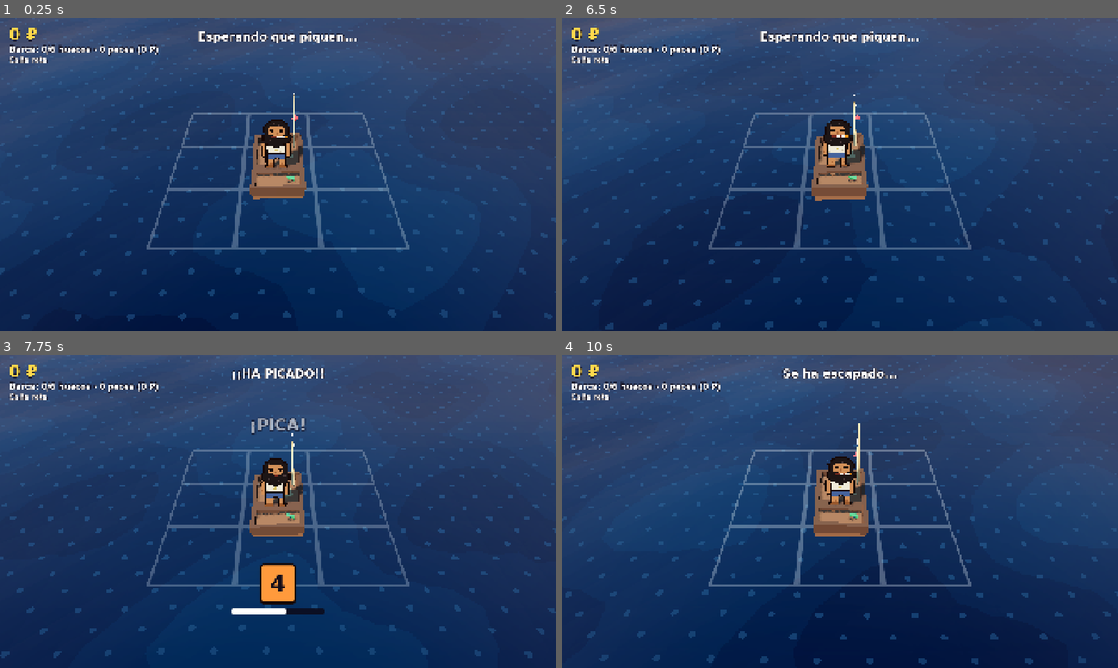
Above: before the commit, frames 1-4 (two rows, left to right).
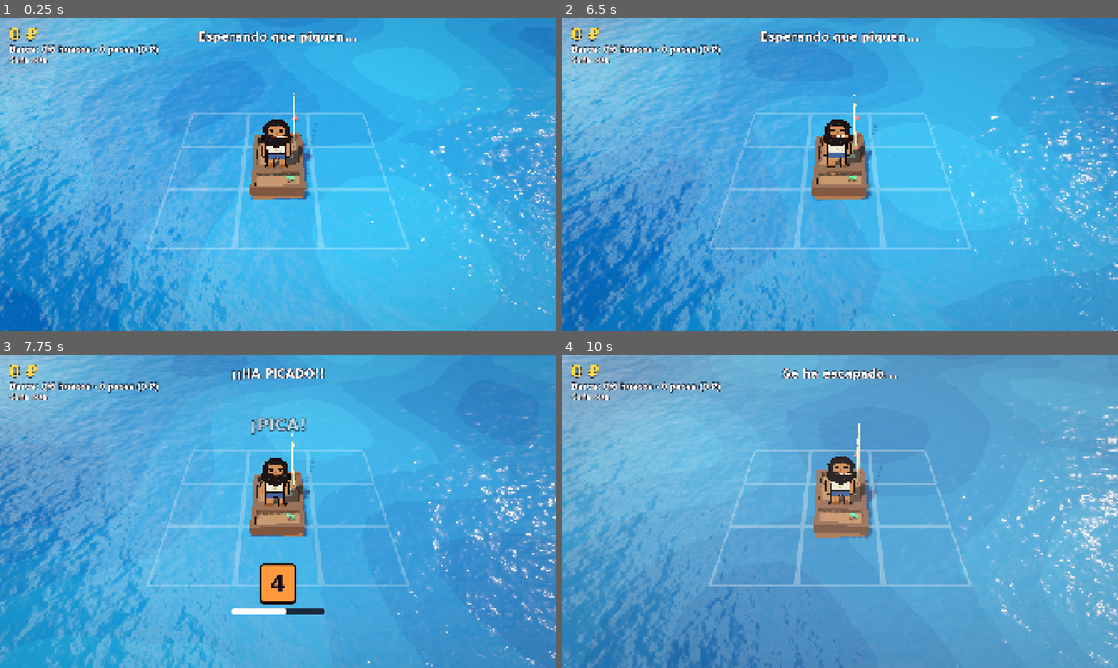
Above: after the commit, the same moments.

Repository: xNeku/FIshin
Game: Godot game, scene res://scenes/main.tscn
Same seed, same stepped clock (60 frames per second), same inputs: the game is played once before the commit and once after it.
Inputs:
- Up to frame 1 (0.25 s): no input
- Up to frame 2 (6.5 s): hold W (mover_arriba) 0.53-1.28 s; hold Q (cambiar_modo) 0.53-1.28 s; hold S (mover_abajo) 1.28-2.03 s; tap E (interactuar) at 1.35, 5.85 s; hold W (mover_arriba) 2.03-3.53 s; tap D (mover_der) at 2.1, 4.35 s; tap Q (cambiar_modo) at 2.85 s; hold E (interactuar) 3.53-4.28 s; hold A (mover_izq) 3.53-5.03 s; tap F6 (debug_clima, bound only after the commit) at 4.15 s; hold S (mover_abajo) 5.03-5.78 s; hold Q (cambiar_modo) 5.03-5.78 s; hold W (mover_arriba) from 5.78 s (still down)
- Up to frame 3 (7.75 s): keep holding W (mover_arriba); tap D (mover_der) at 6.6 s; tap Q (cambiar_modo) at 7.35 s
- Up to frame 4 (10 s): release W (mover_arriba) at 8.03 s; hold S (mover_abajo) 8.03-8.78 s; hold E (interactuar) 8.03-8.78 s; hold A (mover_izq) 8.78-9.53 s; tap D (mover_der) at 8.85 s; hold W (mover_arriba) from 9.53 s (still down); hold Q (cambiar_modo) from 9.53 s (still down)

The runs differ from the first frame. In frame 1, 97% of the frame differs, in the area x 0-100%, y 0-100%; in frame 2, 97%; in frame 3, 96%; in frame 4, 98%.

Commit message:
Mar nuevo (olas reales, detalle de oleaje, reflejos SSR, anillos de lluvia) y clima por datos: soleado, nublado, lluvia y tormenta con nubes, niebla, lluvia, relámpagos y truenos; F6 cambia de clima
Co-Authored-By: Claude Opus 5.5 <noreply@anthropic.com>
Claude-Session: https://claude.ai/code/session_019rcxv2gkMTX1eHoDeqRmkz

Diff:
--- /dev/null
+++ b/data/climas/lluvia.tres
@@ -0,0 +1,27 @@
+[gd_resource type="Resource" script_class="ClimaData" format=3]
+
+[ext_resource type="Script" path="res://scripts/datos/clima_data.gd" id="1_script"]
+
+[resource]
+script = ExtResource("1_script")
+id = &"lluvia"
+nombre = "Lluvia"
+probabilidad = 1.5
+duracion_min = 60.0
+duracion_max = 150.0
+cielo_arriba = Color(0.3, 0.34, 0.4, 1)
+cielo_horizonte = Color(0.48, 0.52, 0.56, 1)
+nubes = 0.95
+color_nubes = Color(0.55, 0.58, 0.62, 1)
+color_sol = Color(0.72, 0.76, 0.82, 1)
+energia_sol = 0.4
+energia_ambiente = 0.6
+niebla = 0.012
+color_niebla = Color(0.42, 0.46, 0.5, 1)
+agua_profundo = Color(0.04, 0.12, 0.18, 1)
+agua_claro = Color(0.12, 0.24, 0.3, 1)
+altura_ola = 0.28
+velocidad_ola = 1.5
+rugosidad = 0.1
+lluvia = 0.7
+relampagos = false
--- /dev/null
+++ b/data/climas/nublado.tres
@@ -0,0 +1,27 @@
+[gd_resource type="Resource" script_class="ClimaData" format=3]
+
+[ext_resource type="Script" path="res://scripts/datos/clima_data.gd" id="1_script"]
+
+[resource]
+script = ExtResource("1_script")
+id = &"nublado"
+nombre = "Nublado"
+probabilidad = 2.0
+duracion_min = 90.0
+duracion_max = 180.0
+cielo_arriba = Color(0.48, 0.55, 0.62, 1)
+cielo_horizonte = Color(0.72, 0.74, 0.76, 1)
+nubes = 0.75
+color_nubes = Color(0.85, 0.87, 0.9, 1)
+color_sol = Color(0.86, 0.88, 0.92, 1)
+energia_sol = 0.6
+energia_ambiente = 0.8
+niebla = 0.004
+color_niebla = Color(0.7, 0.73, 0.76, 1)
+agua_profundo = Color(0.06, 0.18, 0.26, 1)
+agua_claro = Color(0.2, 0.36, 0.42, 1)
+altura_ola = 0.2
+velocidad_ola = 1.2
+rugosidad = 0.12
+lluvia = 0.0
+relampagos = false
--- /dev/null
+++ b/data/climas/soleado.tres
@@ -0,0 +1,27 @@
+[gd_resource type="Resource" script_class="ClimaData" format=3]
+
+[ext_resource type="Script" path="res://scripts/datos/clima_data.gd" id="1_script"]
+
+[resource]
+script = ExtResource("1_script")
+id = &"soleado"
+nombre = "Soleado"
+probabilidad = 3.0
+duracion_min = 120.0
+duracion_max = 240.0
+cielo_arriba = Color(0.3, 0.52, 0.84, 1)
+cielo_horizonte = Color(0.96, 0.78, 0.6, 1)
+nubes = 0.18
+color_nubes = Color(1, 1, 1, 1)
+color_sol = Color(1, 0.93, 0.82, 1)
+energia_sol = 1.15
+energia_ambiente = 1.0
+niebla = 0.0
+color_niebla = Color(0.7, 0.75, 0.8, 1)
+agua_profundo = Color(0.03, 0.2, 0.37, 1)
+agua_claro = Color(0.12, 0.5, 0.64, 1)
+altura_ola = 0.12
+velocidad_ola = 1.0
+rugosidad = 0.035
+lluvia = 0.0
+relampagos = false
--- /dev/null
+++ b/data/climas/tormenta.tres
@@ -0,0 +1,27 @@
+[gd_resource type="Resource" script_class="ClimaData" format=3]
+
+[ext_resource type="Script" path="res://scripts/datos/clima_data.gd" id="1_script"]
+
+[resource]
+script = ExtResource("1_script")
+id = &"tormenta"
+nombre = "Tormenta"
+probabilidad = 0.7
+duracion_min = 45.0
+duracion_max = 100.0
+cielo_arriba = Color(0.12, 0.13, 0.18, 1)
+cielo_horizonte = Color(0.24, 0.26, 0.32, 1)
+nubes = 1.0
+color_nubes = Color(0.3, 0.32, 0.36, 1)
+color_sol = Color(0.6, 0.65, 0.78, 1)
+energia_sol = 0.25
+energia_ambiente = 0.4
+niebla = 0.018
+color_niebla = Color(0.2, 0.22, 0.27, 1)
+agua_profundo = Color(0.02, 0.06, 0.1, 1)
+agua_claro = Color(0.08, 0.14, 0.2, 1)
+altura_ola = 0.55
+velocidad_ola = 2.2
+rugosidad = 0.15
+lluvia = 1.0
+relampagos = true
--- a/project.godot
+++ b/project.godot
@@ -149,6 +149,11 @@
 "events": [Object(InputEventKey,"resource_local_to_scene":false,"resource_name":"","device":-1,"window_id":0,"alt_press …(195 unchanged characters)…
 ]
 }
+debug_clima={
+"deadzone": 0.2,
+"events": [Object(InputEventKey,"resource_local_to_scene":false,"resource_name":"","device":-1,"window_id":0,"alt_pressed":false,"shift_pressed":false,"ctrl_pressed":false,"meta_pressed":false,"pressed":false,"keycode":0,"physical_keycode":4194337,"key_label":0,"unicode":0,"location":0,"echo":false,"script":null)
+]
+}
 
 [rendering]
 
--- /dev/null
+++ b/scenes/efectos/lluvia.tscn
@@ -0,0 +1,28 @@
+[gd_scene format=3]
+
+[sub_resource type="ParticleProcessMaterial" id="proceso"]
+particle_flag_align_y = true
+emission_shape = 3
+emission_box_extents = Vector3(16, 0.5, 14)
+direction = Vector3(0.12, -1, 0)
+spread = 3.0
+initial_velocity_min = 16.0
+initial_velocity_max = 21.0
+gravity = Vector3(0, -6, 0)
+
+[sub_resource type="StandardMaterial3D" id="mat_gota"]
+transparency = 1
+shading_mode = 0
+albedo_color = Color(0.85, 0.92, 1, 0.9)
+
+[sub_resource type="QuadMesh" id="malla_gota"]
+material = SubResource("mat_gota")
+size = Vector2(0.12, 1.2)
+
+[node name="Lluvia" type="GPUParticles3D"]
+emitting = false
+amount = 2000
+lifetime = 0.75
+visibility_aabb = AABB(-20, -16, -18, 40, 20, 36)
+process_material = SubResource("proceso")
+draw_pass_1 = SubResource("malla_gota")
--- a/scenes/main.tscn
+++ b/scenes/main.tscn
@@ -26,6 +26,15 @@
 [ext_resource type="Texture2D" path="res://art/articulos/cubo.png" id="31_cubo"]
 [ext_resource type="Resource" path="res://data/apariciones/lonja.tres" id="32_lonja"]
 [ext_resource type="PackedScene" path="res://scenes/efectos/pixelador.tscn" id="33_pixelador"]
+[ext_resource type="Script" path="res://scripts/mundo/clima.gd" id="34_clima"]
+[ext_resource type="Script" path="res://scripts/datos/clima_data.gd" id="35_clima_data"]
+[ext_resource type="Resource" path="res://data/climas/soleado.tres" id="36_soleado"]
+[ext_resource type="Resource" path="res://data/climas/nublado.tres" id="37_nublado"]
+[ext_resource type="Resource" path="res://data/climas/lluvia.tres" id="38_lluvia"]
+[ext_resource type="Resource" path="res://data/climas/tormenta.tres" id="39_tormenta"]
+[ext_resource type="PackedScene" path="res://scenes/efectos/lluvia.tscn" id="40_lluvia"]
+[ext_resource type="AudioStream" path="res://art/sfx/lluvia.wav" id="41_sfx_lluvia"]
+[ext_resource type="AudioStream" path="res://art/sfx/trueno.wav" id="42_sfx_trueno"]
 [ext_resource type="Script" path="res://scripts/pesca/pesca.gd" id="4_pesca"]
 [ext_resource type="Script" path="res://scripts/pesca/camara_pesca.gd" id="5_camara"]
 [ext_resource type="Script" path="res://scripts/pesca/sonido_pesca.gd" id="6_sonido"]
@@ -48,7 +57,39 @@
 [ext_resource type="AudioStream" path="res://art/sfx/escapa.wav" id="sfx_escapa"]
 [ext_resource type="AudioStream" path="res://art/sfx/latido.wav" id="sfx_latido"]
 
+[sub_resource type="FastNoiseLite" id="ruido_nubes"]
+noise_type = 3
+frequency = 0.006
+fractal_octaves = 4
+
+[sub_resource type="NoiseTexture2D" id="tex_nubes"]
+width = 1024
+height = 512
+seamless = true
+noise = SubResource("ruido_nubes")
+
+[sub_resource type="FastNoiseLite" id="ruido_olas_a"]
+frequency = 0.02
+
+[sub_resource type="NoiseTexture2D" id="tex_olas_a"]
+seamless = true
+as_normal_map = true
+bump_strength = 6.0
+noise = SubResource("ruido_olas_a")
+
+[sub_resource type="FastNoiseLite" id="ruido_olas_b"]
+seed = 7
+frequency = 0.035
+
+[sub_resource type="NoiseTexture2D" id="tex_olas_b"]
+seamless = true
+as_normal_map = true
+bump_strength = 4.0
+noise = SubResource("ruido_olas_b")
+
 [sub_resource type="ProceduralSkyMaterial" id="cielo_mat"]
+sky_cover = SubResource("tex_nubes")
+sky_cover_modulate = Color(1, 1, 1, 0.2)
 sky_top_color = Color(0.32, 0.5, 0.78, 1)
 sky_horizon_color = Color(0.95, 0.72, 0.55, 1)
 ground_horizon_color = Color(0.95, 0.72, 0.55, 1)
@@ -65,6 +106,10 @@
 glow_enabled = true
 glow_intensity = 0.6
 glow_bloom = 0.05
+ssr_enabled = true
+ssr_max_steps = 48
+ssr_fade_in = 0.1
+ssr_depth_tolerance = 0.4
 fog_enabled = false
 fog_light_color = Color(0.85, 0.7, 0.6, 1)
 fog_density = 0.012
@@ -72,6 +117,8 @@
 [sub_resource type="ShaderMaterial" id="mat_agua"]
 render_priority = 0
 shader = ExtResource("9_agua")
+shader_parameter/detalle_a = SubResource("tex_olas_a")
+shader_parameter/detalle_b = SubResource("tex_olas_b")
 
 [sub_resource type="PlaneMesh" id="malla_agua"]
 material = SubResource("mat_agua")
@@ -243,9 +290,10 @@
 
 [node name="Bestiario" parent="." instance=ExtResource("24_bestiario")]
 
-[node name="Trucos" type="Node" parent="." node_paths=PackedStringArray("hud")]
+[node name="Trucos" type="Node" parent="." node_paths=PackedStringArray("hud", "clima")]
 script = ExtResource("25_trucos")
 hud = NodePath("../HUD")
+clima = NodePath("../Clima")
 
 [node name="Dialogo" parent="." instance=ExtResource("29_dialogo")]
 
@@ -257,3 +305,23 @@
 
 [node name="Pixelador" parent="." node_paths=PackedStringArray("camara_fuente") instance=ExtResource("33_pixelador")]
 camara_fuente = NodePath("../Camara")
+
+[node name="Lluvia" parent="." instance=ExtResource("40_lluvia")]
+
+[node name="Clima" type="Node" parent="." node_paths=PackedStringArray("entorno", "sol", "agua", "lluvia", "camara", "sfx_lluvia", "sfx_trueno")]
+script = ExtResource("34_clima")
+climas = Array[ExtResource("35_clima_data")]([ExtResource("36_soleado"), ExtResource("37_nublado"), ExtResource("38_lluvia"), ExtResource("39_tormenta")])
+clima_inicial = ExtResource("36_soleado")
+entorno = NodePath("../WorldEnvironment")
+sol = NodePath("../Sol")
+agua = NodePath("../Agua")
+lluvia = NodePath("../Lluvia")
+camara = NodePath("../Camara")
+sfx_lluvia = NodePath("SfxLluvia")
+sfx_trueno = NodePath("SfxTrueno")
+
+[node name="SfxLluvia" type="AudioStreamPlayer" parent="Clima"]
+stream = ExtResource("41_sfx_lluvia")
+
+[node name="SfxTrueno" type="AudioStreamPlayer" parent="Clima"]
+stream = ExtResource("42_sfx_trueno")
--- /dev/null
+++ b/scripts/datos/clima_data.gd
@@ -0,0 +1,32 @@
+class_name ClimaData
+extends Resource
+## Un tipo de tiempo. El nodo Clima pasa de uno a otro poco a poco. Cada .tres en data/climas/ es uno.
+
+@export var id: StringName
+@export var nombre: String = ""
+## Peso al sortear el siguiente.
+@export var probabilidad: float = 1.0
+@export var duracion_min: float = 90.0
+@export var duracion_max: float = 180.0
+
+@export_group("Cielo y luz")
+@export var cielo_arriba: Color = Color(0.32, 0.52, 0.82)
+@export var cielo_horizonte: Color = Color(0.95, 0.75, 0.58)
+@export_range(0.0, 1.0) var nubes: float = 0.25
+@export var color_nubes: Color = Color(1, 1, 1)
+@export var color_sol: Color = Color(1, 0.93, 0.82)
+@export var energia_sol: float = 1.0
+@export var energia_ambiente: float = 1.0
+@export var niebla: float = 0.0
+@export var color_niebla: Color = Color(0.7, 0.75, 0.8)
+
+@export_group("Mar")
+@export var agua_profundo: Color = Color(0.04, 0.22, 0.38)
+@export var agua_claro: Color = Color(0.14, 0.56, 0.68)
+@export var altura_ola: float = 0.14
+@export var velocidad_ola: float = 1.0
+@export var rugosidad: float = 0.06
+
+@export_group("Lluvia y tormenta")
+@export_range(0.0, 1.0) var lluvia: float = 0.0
+@export var relampagos: bool = false
--- a/scripts/economia/trucos.gd
+++ b/scripts/economia/trucos.gd
@@ -1,11 +1,12 @@
 extends Node
-## Atajos para probar: F1 rublos, F2 peces pescados, F3 minutos de juego, F4 mejor combo, F5 un pescador más. Solo en builds de depuración.
+## Atajos para probar: F1 rublos, F2 peces pescados, F3 minutos de juego, F4 mejor combo, F5 un pescador más, F6 siguiente clima. Solo en builds de depuración.
 
 @export var rublos_por_pulsacion: float = 100.0
 @export var peces_por_pulsacion: int = 50
 @export var minutos_por_pulsacion: float = 5.0
 @export var combo_por_pulsacion: int = 5
 @export var hud: Node
+@export var clima: Node
 
 
 func _ready() -> void:
@@ -26,6 +27,9 @@
 	elif event.is_action_pressed("debug_combo"):
 		Juego.stats.mejor_combo = int(Juego.stats.mejor_combo) + combo_por_pulsacion
 		_avisar("Truco: mejor combo x%d" % Juego.stats.mejor_combo)
+	elif event.is_action_pressed("debug_clima") and clima:
+		clima.siguiente()
+		_avisar("Truco: clima → " + clima.actual.nombre)
 	elif event.is_action_pressed("debug_pescador"):
 		Juego.contratar_trabajador()
 		_avisar("Truco: +1 pescador (hay %d)" % Juego.trabajadores)
--- /dev/null
+++ b/scripts/mundo/clima.gd
@@ -0,0 +1,162 @@
+extends Node
+## El tiempo: sortea climas (data/climas) y pasa de uno a otro poco a poco, moviendo cielo, luz,
+## niebla, mar y lluvia. En tormenta hay relámpagos.
+
+signal clima_cambiado(clima: ClimaData)
+
+@export var climas: Array[ClimaData] = []
+@export var clima_inicial: ClimaData
+@export var entorno: WorldEnvironment
+@export var sol: DirectionalLight3D
+## El nodo del mar (su material es el del shader de agua).
+@export var agua: MeshInstance3D
+@export var lluvia: GPUParticles3D
+@export var camara: Camera3D
+@export var sfx_lluvia: AudioStreamPlayer
+@export var sfx_trueno: AudioStreamPlayer
+## Segundos que tarda en pasar de un clima a otro.
+@export var transicion: float = 12.0
+
+@export_group("Relámpagos")
+@export var espera_relampago_min: float = 5.0
+@export var espera_relampago_max: float = 14.0
+@export var fuerza_relampago: float = 4.0
+
+var actual: ClimaData
+var _origen: Dictionary = {}
+var _destino: Dictionary = {}
+var _k: float = 1.0
+var _t_restante: float = 0.0
+var _t_relampago: float = 8.0
+var _destello: float = 0.0
+var _valores: Dictionary = {}
+
+
+func _ready() -> void:
+	var inicio: ClimaData = clima_inicial if clima_inicial else (climas[0] if not climas.is_empty() else null)
+	if inicio == null:
+		return
+	actual = inicio
+	_valores = _leer(inicio)
+	_destino = _valores.duplicate()
+	_aplicar(_valores)
+	_t_restante = randf_range(inicio.duracion_min, inicio.duracion_max)
+
+
+func _process(delta: float) -> void:
+	if actual == null:
+		return
+	_t_restante -= delta
+	if _t_restante <= 0.0:
+		cambiar(_sortear())
+	if _k < 1.0:
+		_k = minf(1.0, _k + delta / maxf(0.1, transicion))
+		var s: float = smoothstep(0.0, 1.0, _k)
+		for clave: String in _destino:
+			_valores[clave] = _mezclar(_origen[clave], _destino[clave], s)
+		_aplicar(_valores)
+	if lluvia and camara:
+		lluvia.global_position = camara.global_position + Vector3(0, 6, -6)
+	_relampagos(delta)
+
+
+## Pasa a un clima concreto (también lo usa el truco F6).
+func cambiar(c: ClimaData) -> void:
+	if c == null:
+		return
+	actual = c
+	_origen = _valores.duplicate()
+	_destino = _leer(c)
+	_k = 0.0
+	_t_restante = randf_range(c.duracion_min, c.duracion_max)
+	clima_cambiado.emit(c)
+
+
+func siguiente() -> void:
+	var i: int = climas.find(actual)
+	cambiar(climas[(i + 1) % climas.size()])
+
+
+func _sortear() -> ClimaData:
+	var total: float = 0.0
+	for c: ClimaData in climas:
+		if c != actual:
+			total += c.probabilidad
+	var r: float = randf() * total
+	for c: ClimaData in climas:
+		if c == actual:
+			continue
+		r -= c.probabilidad
+		if r <= 0.0:
+			return c
+	return actual
+
+
+func _leer(c: ClimaData) -> Dictionary:
+	return {
+		"cielo_arriba": c.cielo_arriba, "cielo_horizonte": c.cielo_horizonte, "nubes": c.nubes, "color_nubes": c.color_nubes,
+		"color_sol": c.color_sol, "energia_sol": c.energia_sol, "energia_ambiente": c.energia_ambiente,
+		"niebla": c.niebla, "color_niebla": c.color_niebla,
+		"agua_profundo": c.agua_profundo, "agua_claro": c.agua_claro, "altura_ola": c.altura_ola,
+		"velocidad_ola": c.velocidad_ola, "rugosidad": c.rugosidad, "lluvia": c.lluvia,
+	}
+
+
+func _mezclar(a: Variant, b: Variant, s: float) -> Variant:
+	if a is Color:
+		return (a as Color).lerp(b, s)
+	return lerpf(a, b, s)
+
+
+func _aplicar(v: Dictionary) -> void:
+	var env: Environment = entorno.environment
+	var cielo := env.sky.sky_material as ProceduralSkyMaterial
+	if cielo:
+		var arriba: Color = v.cielo_arriba
+		cielo.sky_top_color = arriba.lerp(Color.WHITE, _destello)
+		cielo.sky_horizon_color = v.cielo_horizonte
+		cielo.ground_horizon_color = v.cielo_horizonte
+		var cn: Color = v.color_nubes
+		cielo.sky_cover_modulate = Color(cn.r, cn.g, cn.b, v.nubes)
+	env.ambient_light_energy = v.energia_ambiente
+	env.fog_enabled = v.niebla > 0.001
+	env.fog_density = v.niebla
+	env.fog_light_color = v.color_niebla
+	sol.light_color = v.color_sol
+	sol.light_energy = v.energia_sol + _destello * fuerza_relampago
+	var m := agua.mesh.surface_get_material(0) as ShaderMaterial
+	if m:
+		m.set_shader_parameter("color_profundo", v.agua_profundo)
+		m.set_shader_parameter("color_claro", v.agua_claro)
+		m.set_shader_parameter("altura_ola", v.altura_ola)
+		m.set_shader_parameter("velocidad", v.velocidad_ola)
+		m.set_shader_parameter("rugosidad", v.rugosidad)
+		m.set_shader_parameter("lluvia", v.lluvia)
+	if lluvia:
+		lluvia.emitting = v.lluvia > 0.02
+		lluvia.amount_ratio = clampf(v.lluvia, 0.0, 1.0)
+	if sfx_lluvia:
+		if v.lluvia > 0.02 and not sfx_lluvia.playing:
+			sfx_lluvia.play()
+		elif v.lluvia <= 0.02 and sfx_lluvia.playing:
+			sfx_lluvia.stop()
+		sfx_lluvia.volume_db = linear_to_db(maxf(0.001, v.lluvia)) - 4.0
+
+
+func _relampagos(delta: float) -> void:
+	if _destello > 0.0:
+		_destello = maxf(0.0, _destello - delta * 5.0)
+		_aplicar(_valores)
+	if not actual.relampagos:
+		return
+	_t_relampago -= delta
+	if _t_relampago > 0.0:
+		return
+	_t_relampago = randf_range(espera_relampago_min, espera_relampago_max)
+	_destello = 1.0
+	await get_tree().create_timer(0.12).timeout
+	_destello = 0.7
+	await get_tree().create_timer(randf_range(0.3, 1.2)).timeout
+	if sfx_trueno:
+		sfx_trueno.pitch_scale = randf_range(0.85, 1.1)
+		sfx_trueno.play()
--- a/shaders/agua.gdshader
+++ b/shaders/agua.gdshader
@@ -1,38 +1,87 @@
 shader_type spatial;
-// Agua estilizada: olas por vértice, caras planas (low poly) y color por bandas.
+render_mode specular_schlick_ggx, cull_back;
+// Mar del juego: olas que mueven la superficie, detalle de oleaje, reflejos (SSR del entorno),
+// color por bandas para casar con el pixelado y anillos de lluvia. El nodo Clima mueve los parámetros.
 
-uniform vec4 color_profundo : source_color = vec4(0.06, 0.3, 0.5, 1.0);
-uniform vec4 color_claro : source_color = vec4(0.2, 0.68, 0.78, 1.0);
-uniform vec4 color_brillo : source_color = vec4(0.85, 0.97, 1.0, 1.0);
-uniform float altura_ola = 0.12;
-uniform float escala_ola = 0.55;
+uniform vec4 color_profundo : source_color = vec4(0.04, 0.22, 0.38, 1.0);
+uniform vec4 color_claro : source_color = vec4(0.14, 0.56, 0.68, 1.0);
+uniform vec4 color_cresta : source_color = vec4(0.75, 0.92, 0.95, 1.0);
+uniform float altura_ola = 0.14;
+uniform float escala_ola = 0.42;
 uniform float velocidad = 1.0;
-uniform float bandas = 4.0;
-uniform float umbral_brillo : hint_range(0.0, 1.0) = 0.9;
+uniform float rugosidad : hint_range(0.0, 1.0) = 0.06;
+uniform float bandas = 5.0;
+uniform float umbral_cresta : hint_range(0.0, 1.0) = 0.86;
+uniform sampler2D detalle_a : hint_normal, filter_linear_mipmap, repeat_enable;
+uniform sampler2D detalle_b : hint_normal, filter_linear_mipmap, repeat_enable;
+uniform float escala_detalle = 0.07;
+uniform float fuerza_detalle : hint_range(0.0, 2.0) = 0.45;
+uniform float lluvia : hint_range(0.0, 1.0) = 0.0;
+uniform float densidad_gotas = 0.7;
+// Cuánto pesa la altura de la ola en el color (bajo = agua más uniforme).
+uniform float peso_altura : hint_range(0.0, 1.0) = 0.55;
 
+varying vec3 pos_mundo;
 varying float altura;
-varying vec3 pos_mundo;
 
-float ola(vec2 p, float t) {
-	return sin(p.x * escala_ola + t) * 0.5
-		+ sin(p.y * escala_ola * 1.3 + t * 1.4) * 0.35
-		+ sin((p.x + p.y) * escala_ola * 2.1 + t * 0.7) * 0.15;
+// Suma de ondas: devuelve (altura, derivada x, derivada z).
+vec3 onda(vec2 p, vec2 dir, float frec, float amp, float vel, float t) {
+	float fase = dot(dir, p) * frec + t * vel;
+	return vec3(sin(fase) * amp, cos(fase) * amp * frec * dir.x, cos(fase) * amp * frec * dir.y);
+}
+
+vec3 olas(vec2 p, float t) {
+	vec3 r = vec3(0.0);
+	r += onda(p, normalize(vec2(1.0, 0.35)), escala_ola, 0.55, 1.0, t);
+	r += onda(p, normalize(vec2(-0.4, 1.0)), escala_ola * 1.37, 0.3, 1.3, t);
+	r += onda(p, normalize(vec2(0.7, -0.8)), escala_ola * 2.3, 0.12, 1.9, t);
+	r += onda(p, normalize(vec2(-1.0, -0.2)), escala_ola * 3.1, 0.06, 2.6, t);
+	return r;
+}
+
+float azar(vec2 c) {
+	return fract(sin(dot(c, vec2(127.1, 311.7))) * 43758.5453);
 }
 
 void vertex() {
 	pos_mundo = (MODEL_MATRIX * vec4(VERTEX, 1.0)).xyz;
-	altura = ola(pos_mundo.xz, TIME * velocidad);
-	VERTEX.y += altura * altura_ola;
+	vec3 o = olas(pos_mundo.xz, TIME * velocidad);
+	altura = o.x;
+	VERTEX.y += o.x * altura_ola;
+	NORMAL = normalize(vec3(-o.y * altura_ola, 1.0, -o.z * altura_ola));
 }
 
 void fragment() {
-	NORMAL = normalize(cross(dFdx(VERTEX), dFdy(VERTEX)));
+	vec2 p = pos_mundo.xz;
+	float t = TIME * velocidad;
+	// Detalle: dos mapas de normales deslizándose en direcciones distintas.
+	vec3 na = texture(detalle_a, p * escala_detalle + vec2(t * 0.02, t * 0.013)).rgb;
+	vec3 nb = texture(detalle_b, p * escala_detalle * 1.7 - vec2(t * 0.017, -t * 0.021)).rgb;
+	vec3 nm = normalize(na + nb - 1.0);
+
+	// Anillos de lluvia: una gota por celda, cada una a su ritmo.
+	float anillo = 0.0;
+	if (lluvia > 0.01) {
+		vec2 g = p * densidad_gotas;
+		vec2 celda = floor(g);
+		float r1 = azar(celda);
+		float r2 = azar(celda + 17.3);
+		vec2 centro = vec2(r1, r2) * 0.6 + 0.2;
+		float fase = fract(TIME * 0.9 + r1 * 7.0);
+		float d = length(fract(g) - centro);
+		float radio = fase * 0.35;
+		anillo = (1.0 - smoothstep(0.0, 0.06, abs(d - radio))) * (1.0 - fase) * step(r2, lluvia);
+	}
+
 	float k = clamp(altura * 0.5 + 0.5, 0.0, 1.0);
 	k = floor(k * bandas) / bandas;
-	vec3 c = mix(color_profundo.rgb, color_claro.rgb, k);
-	float chispa = sin(pos_mundo.x * 6.0 + TIME * 2.0) * sin(pos_mundo.z * 6.0 - TIME * 1.7);
-	c = mix(c, color_brillo.rgb, step(umbral_brillo, chispa) * 0.7);
+	vec3 c = mix(color_profundo.rgb, color_claro.rgb, k * peso_altura);
+	c = mix(c, color_cresta.rgb, step(umbral_cresta, k + nm.x * 0.08) * 0.6);
+	c = mix(c, color_cresta.rgb, step(0.5, anillo) * 0.7);
 	ALBEDO = c;
-	ROUGHNESS = 0.2;
+	NORMAL_MAP = mix(nm, vec3(0.5, 0.5, 1.0), 1.0 - step(0.01, fuerza_detalle));
+	NORMAL_MAP_DEPTH = fuerza_detalle + anillo * 0.8;
+	ROUGHNESS = rugosidad;
+	METALLIC = 0.0;
 	SPECULAR = 0.6;
 }
Not shown, added: art/sfx/lluvia.wav.import
Not shown, added: art/sfx/trueno.wav.import
Not shown, added: scripts/datos/clima_data.gd.uid
Not shown, added: scripts/mundo/clima.gd.uid
Not shown, added: art/sfx/lluvia.wav
Not shown, added: art/sfx/trueno.wav
